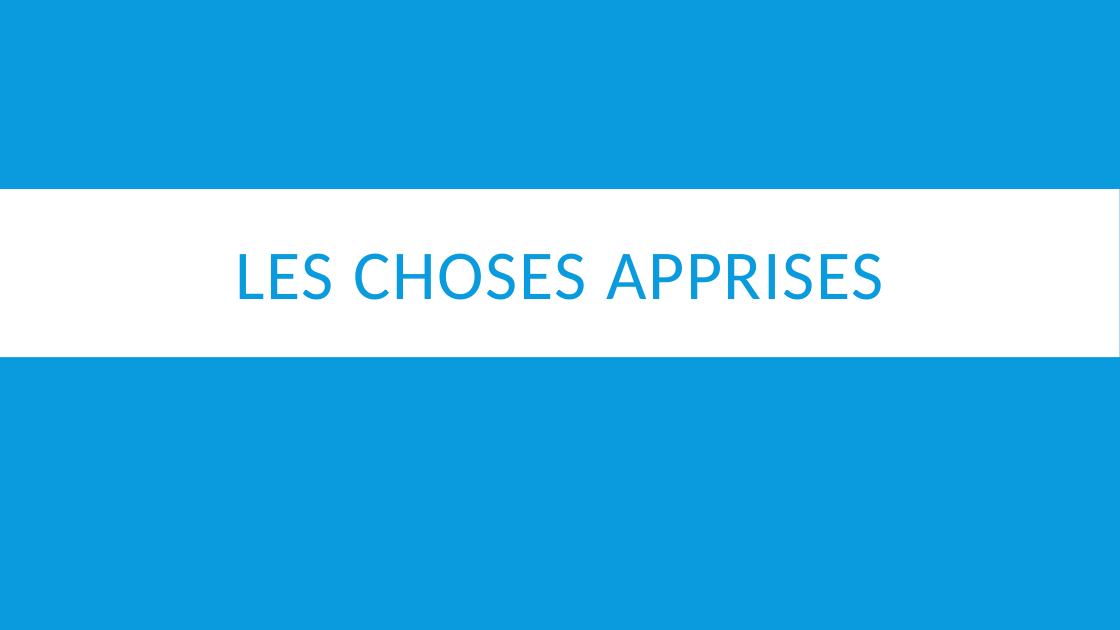
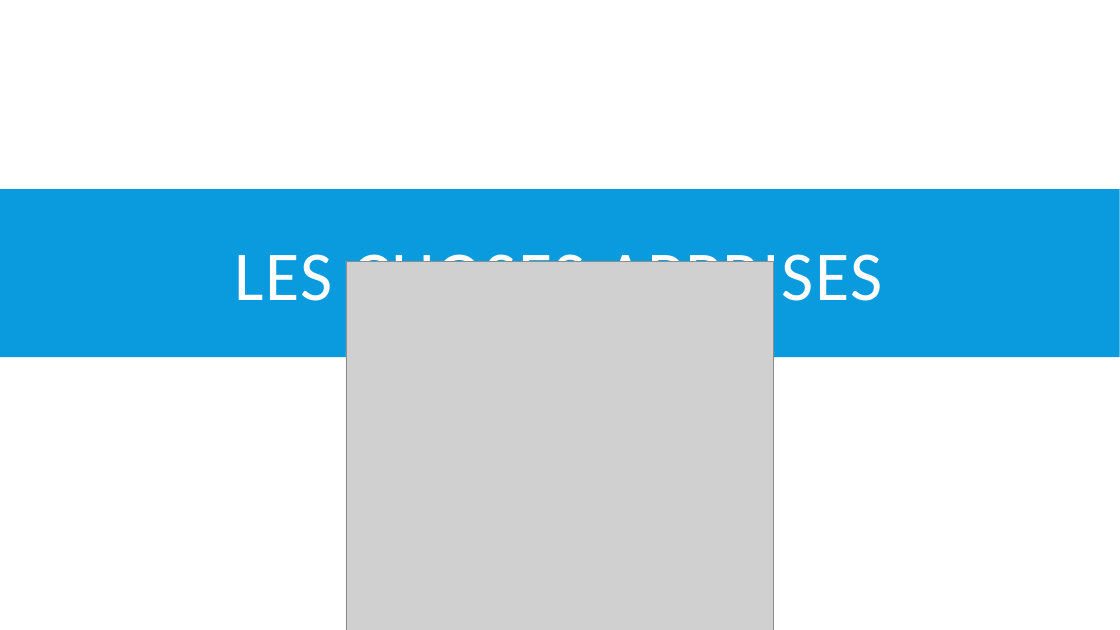
Before and after one commit to GrischK/EuroVelo-5, a slide deck: slide 12 of Ressources/Présentation Projet/Vélodyssée.pptx (slide 11 before the commit). Drawn at 1120x630 pixels with LibreOffice and Linux fonts; fonts in the diff are those of the drawing; grey boxes stand for pictures. Boxes give left, top, right and bottom in pixels: in the first picture for what was removed or moved away, otherwise in the second. Text is boxed around its words. In the diff, an @@ line names an element or a change of style, - is before the commit and + after.

```diff
--- a/Ressources/Présentation Projet/Vélodyssée.pptx
+++ b/Ressources/Présentation Projet/Vélodyssée.pptx
@@ background #099BDD to #FFFFFF @@
@@ rectangle at [0,189,1120,357]: fill #FFFFFF to #099BDD @@
@@ title "LES CHOSES APPRISES": place and size @@
-title "LES CHOSES APPRISES" at [236,253,884,300]
+title "LES CHOSES APPRISES" at [235,241,883,316]
@@ title "LES CHOSES APPRISES" at [235,241,883,316]: text colour #099BDD to #FFFFFF @@
@@ picture added at [346,261,773,630] @@
```
Also in this commit, not shown: 6 other slides changed, 4 slides added, 2 slides removed.
